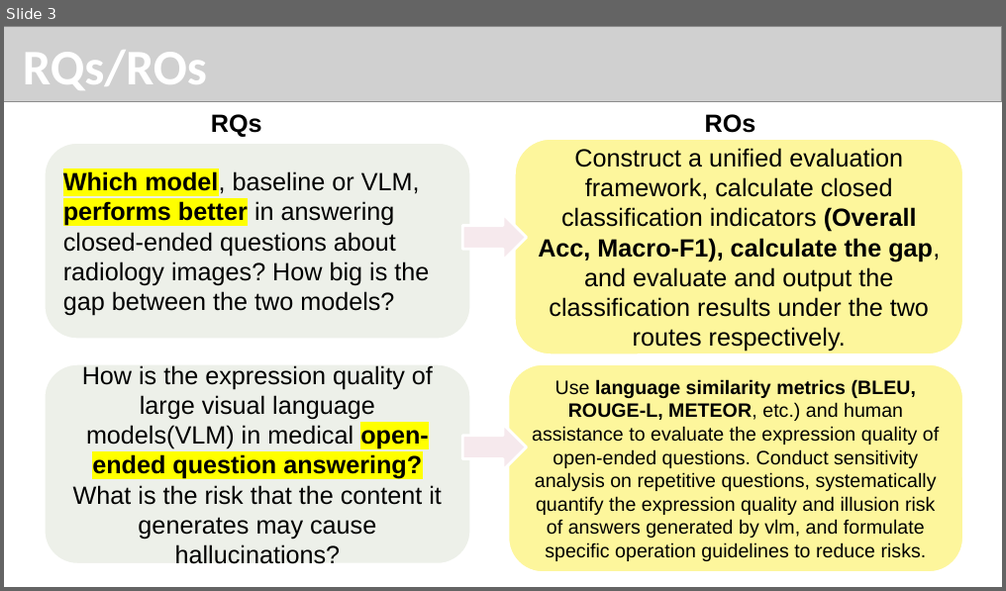
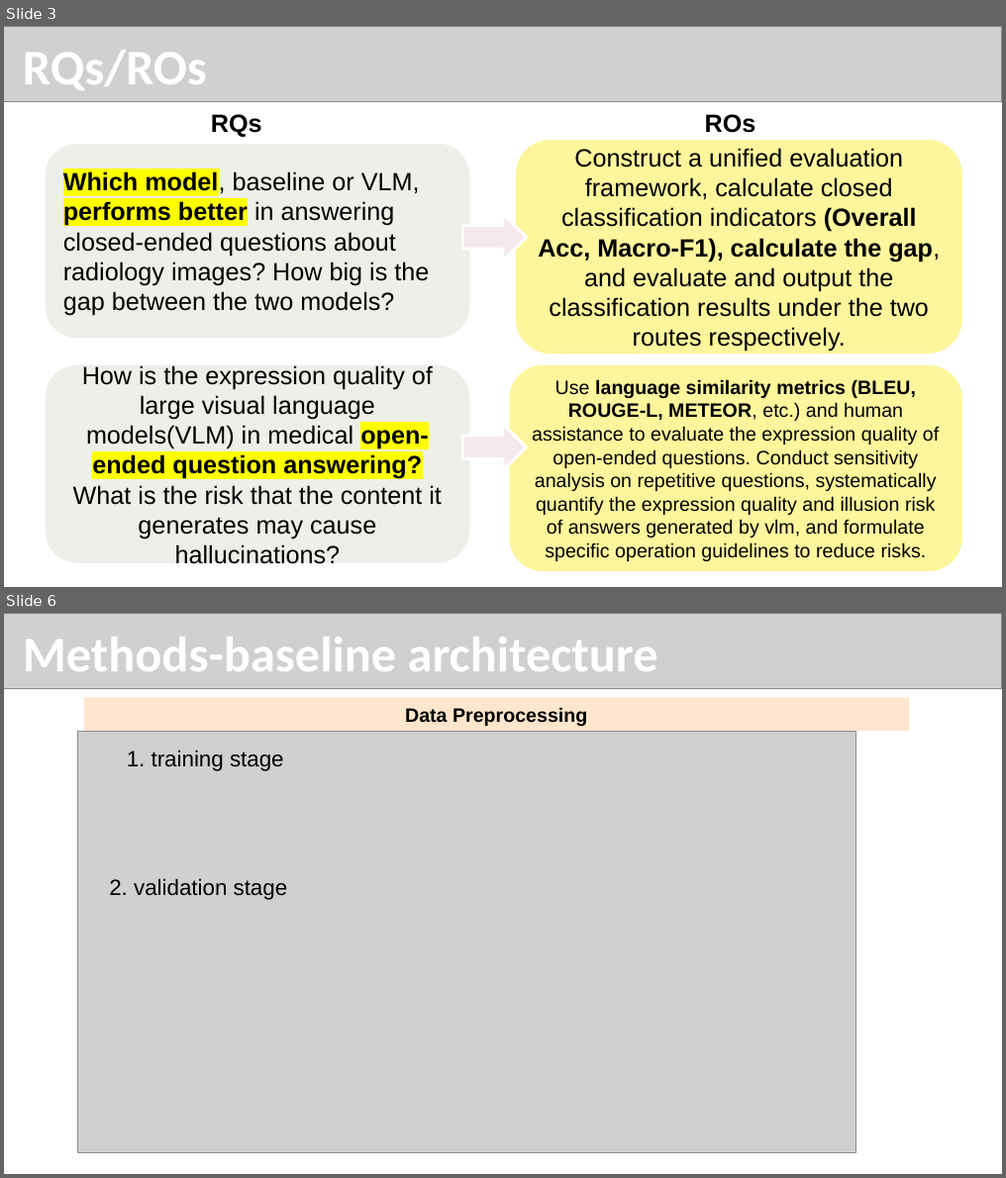
Before and after one commit to zhongjp21-coder/WOA7015_AlternativeAsscement, a slide deck: Report Dir/WOX7001_assignment2_zouting(24201617).pptx. Shown one above the other, each under a label of ours: slide 3 before the commit, slides 3 and 6 after it; the slides between them are not shown. The pictures are 1006x591 and 1006x1178 pixels, drawn with LibreOffice and Linux fonts; fonts in the diff are those of the drawing; grey boxes stand for pictures. Boxes give left, top, right and bottom in pixels: in the first picture for what was removed or moved away, otherwise in the second. Text is boxed around its words. In the diff, an @@ line names an element or a change of style, - is before the commit and + after.

```diff
--- a/Report Dir/WOX7001_assignment2_zouting(24201617).pptx
+++ b/Report Dir/WOX7001_assignment2_zouting(24201617).pptx
@@ slide 6 added at <box>4,613,1002,1174</box>, background #FFFFFF @@
@@ picture added at <box>4,613,1002,689</box> @@
@@ title added at <box>23,637,658,671</box>, 36 pt, text #FFFFFF, bold @@
+Methods-baseline architecture
@@ rectangle added at <box>84,698,909,732</box>, fill #FFE6CC, 14 pt, text #000000, bold @@
+Data Preprocessing
@@ picture added at <box>78,731,856,1153</box> @@
@@ text added at <box>127,750,284,771</box>, 16 pt, text #000000 @@
+1. training stage
@@ text added at <box>109,878,288,900</box>, 16 pt, text #000000 @@
+2. validation stage
```
Also in this commit, not shown: 4 other slides added, 1 slide removed, 2 other files.
